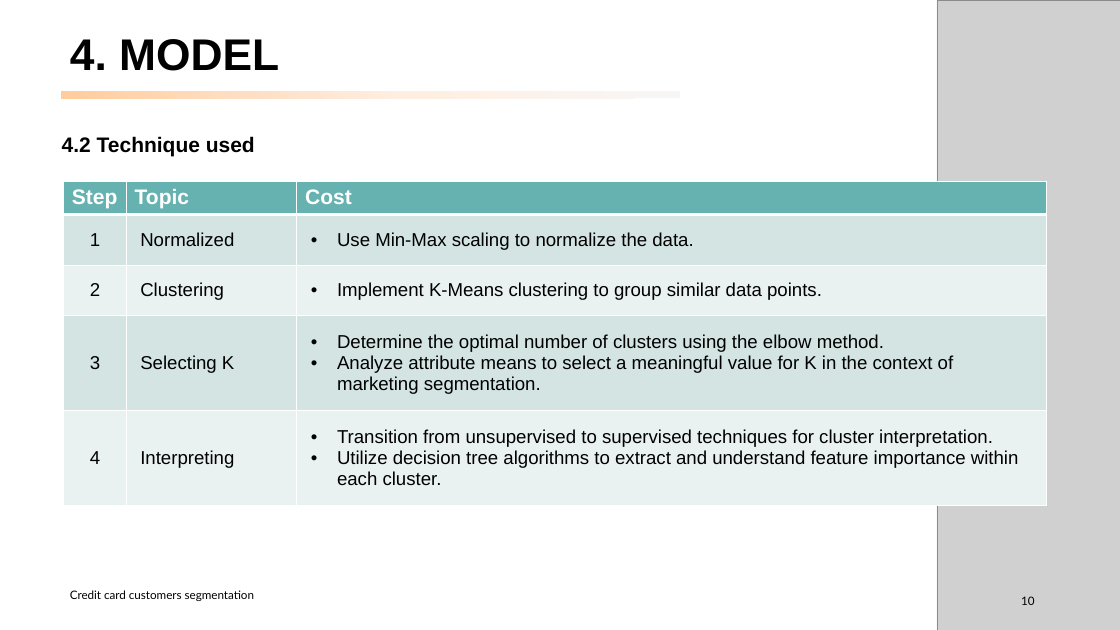
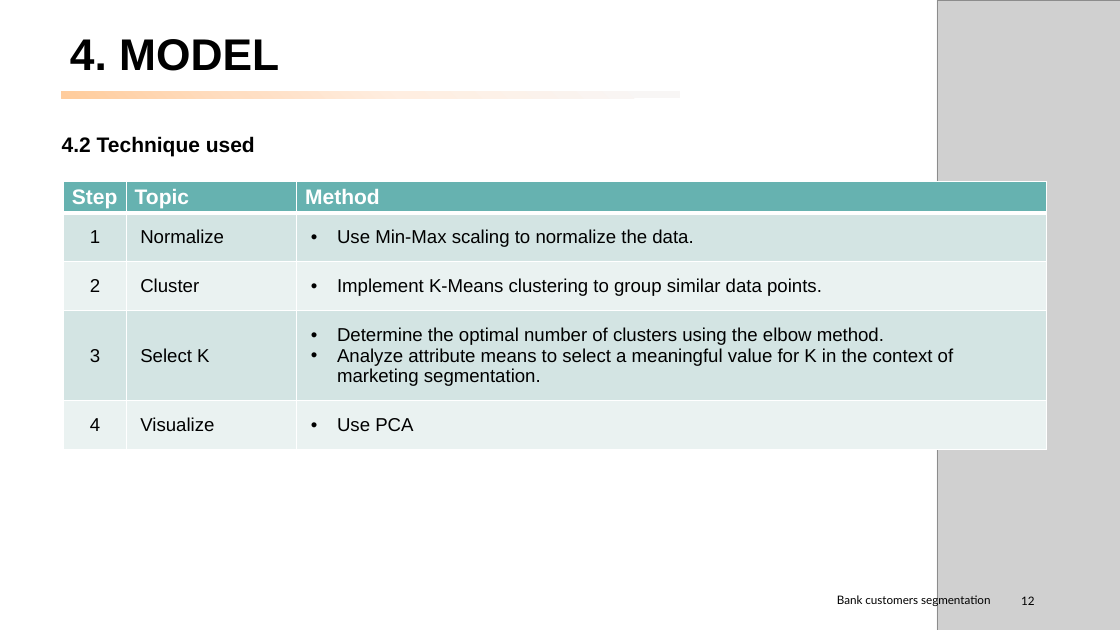
Before and after one commit to peerapat-t/Banking-customer-segmentation, a slide deck: slide 12 of banking customer segmentation.pptx (slide 10 before the commit). Drawn at 1120x630 pixels with LibreOffice and Linux fonts; fonts in the diff are those of the drawing; grey boxes stand for pictures. Boxes give left, top, right and bottom in pixels: in the first picture for what was removed or moved away, otherwise in the second. Text is boxed around its words. In the diff, an @@ line names an element or a change of style, - is before the commit and + after.

```diff
--- a/banking customer segmentation.pptx
+++ b/banking customer segmentation.pptx
@@ table at [64,181,1047,461] @@
-row 1, column 3: Cost
+row 1, column 3: Method
-row 2, column 2: Normalized
+row 2, column 2: Normalize
-row 3, column 2: Clustering
+row 3, column 2: Cluster
-row 4, column 2: Selecting K
+row 4, column 2: Select K
-row 5, column 2: Interpreting
+row 5, column 2: Visualize
-row 5, column 3: Transition from unsupervised to supervised techniques for cluster interpretation. / Utilize decision tree algorithms to extract and understand feature importance within each cluster.
+row 5, column 3: Use PCA
@@ text removed at [70,590,254,601] @@
-Credit card customers segmentation
@@ text added at [837,594,990,607], 10 pt, text #000000 @@
+Bank customers segmentation
@@ page number at [1021,596,1034,605]: text changed @@
-10
+12
```
Also in this commit, not shown: 12 other slides changed, 3 slides added, 2 other files.
